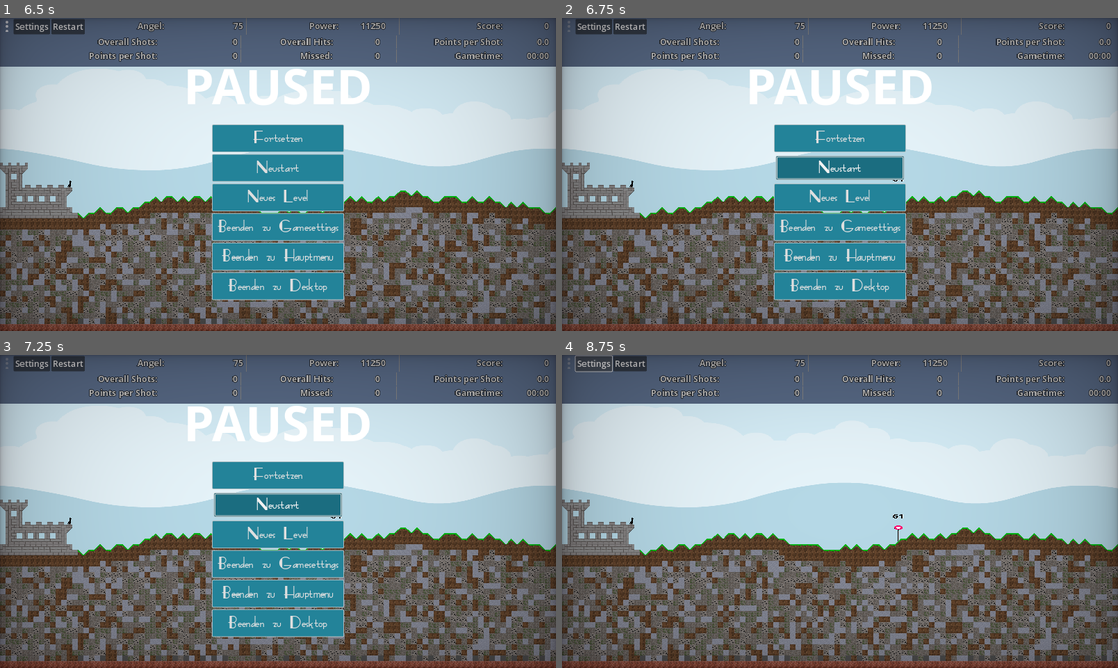
Above: before the commit, frames 1-4 (two rows, left to right).
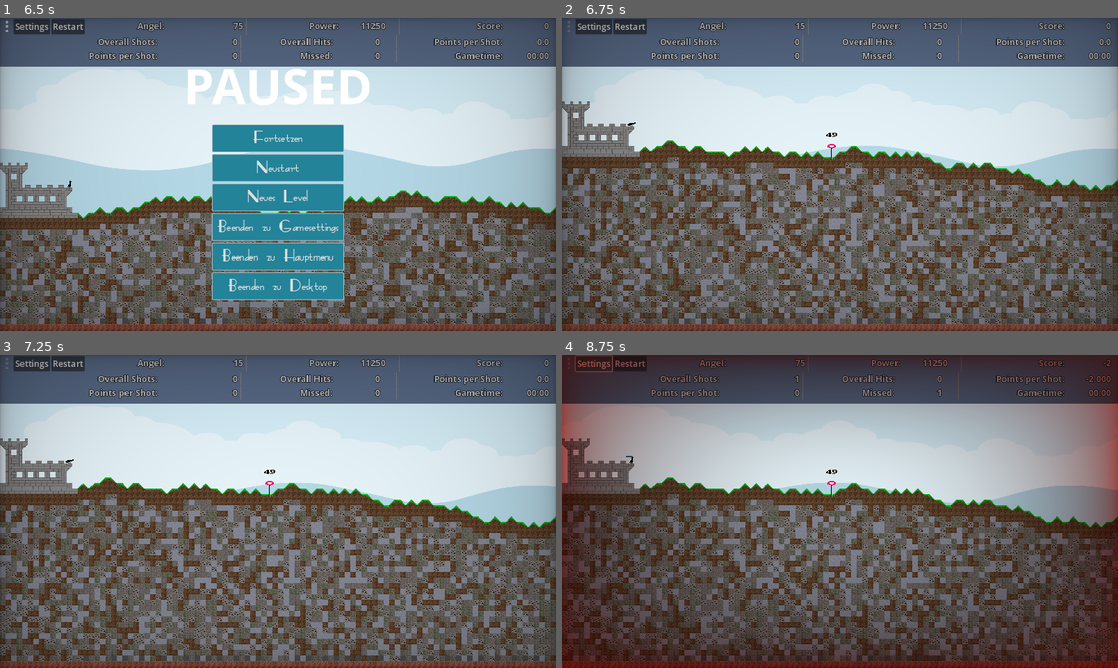
Above: after the commit, the same moments.

Repository: Coding-4Fun/Just4Fun_Mini_Shootergame
Game: Godot game, scene res://UI/MainMenuUI/MainMenuUI.tscn
The game is run twice, just before and just after one commit, with the same random seed, the same clock (stepped at 60 frames per second) and the same inputs.
Inputs (mouse positions are in pixels of both pictures, inside the frame that each line leads up to):
- Up to frame 1 (6.5 s): click "Play" at 0.5 s; click "Max Play Time" at 1.25 s; click "Max Play Time" at 2 s; click "Start Game" at 2.75 s; click "Restart" at 3.5 s; click "Restart" at 4.25 s; click "Restart" at 5 s; click (5, 27) at 5.75 s
- Up to frame 2 (6.75 s): click "Neustart" at 6.5 s
- Up to frame 3 (7.25 s): no input
- Up to frame 4 (8.75 s): click (840, 473) at 7.25 s, where only the run before the commit has a clickable "Fortsetzen"; click "Settings" at 8 s

Frame 1 is identical in both runs. In frame 2, 46% of the frame differs, in the area x 0-100%, y 1-98%; in frame 3, 47%; in frame 4, 83%, in the area x 0-100%, y 0-100%.
Error in both runs: Attempt to call function 'get_as_text' in base 'null instance' on a null instance. (res://Globals/GameConfig/config.gd:79)

Commit message:
Add: Restart LevelFunc

Diff:
--- a/UI/Pause/PauseMenu.gd
+++ b/UI/Pause/PauseMenu.gd
@@ -41,6 +41,14 @@
 
 
 func _on_ButtRestartLevelPressed() -> void:
+	# Unpause
+	if get_tree().paused:
+		get_tree().paused = !get_tree().paused
+		queue_free()
+	# ResetUI
+	SignalBus.UIResetGame.emit()
+	# Reset GameTimer if enabled
+	## Reset Seed to Beginning
 	pass
 
 
